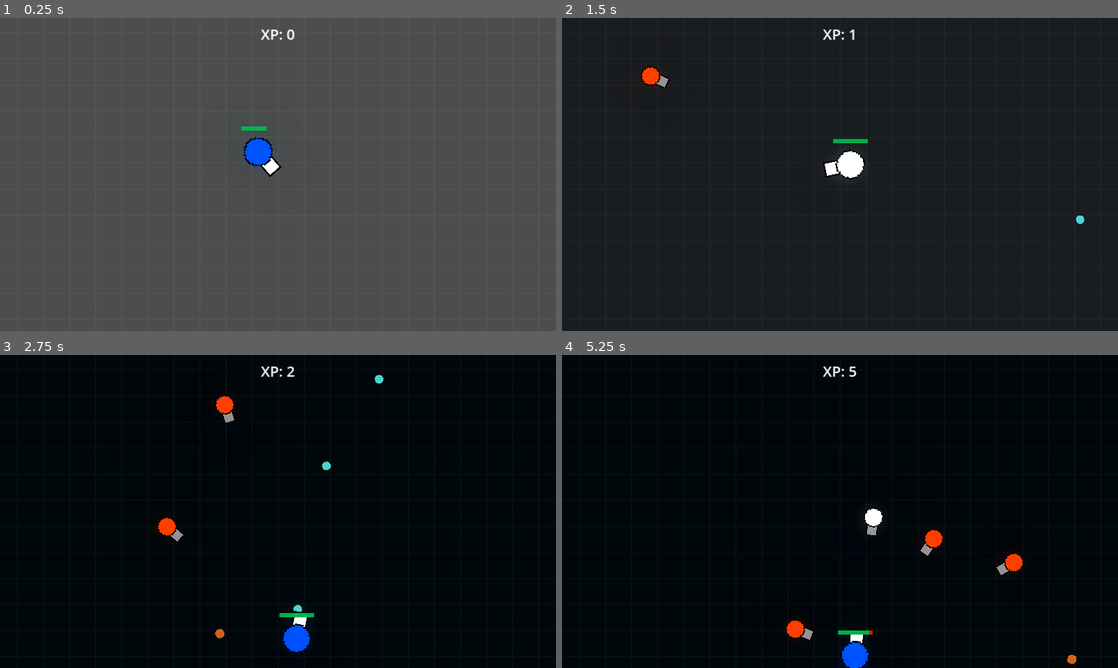
Above: before the commit, frames 1-4 (two rows, left to right).
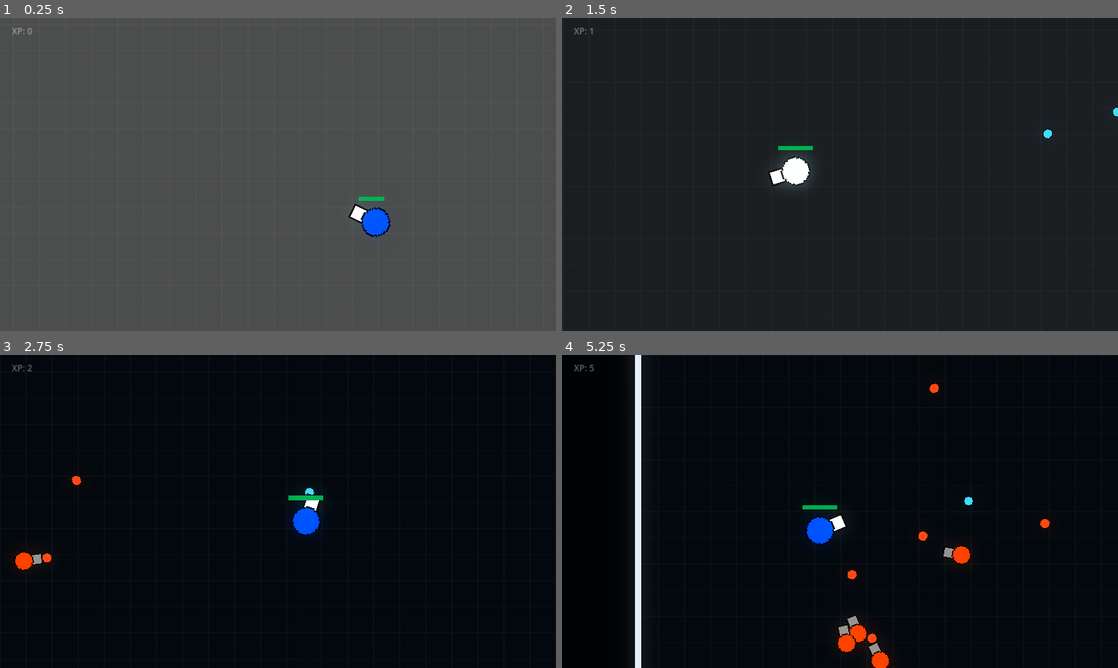
Above: after the commit, the same moments.

Repository: slin04/2D-WaveShooter-Game
Game: Godot game, scene res://code/main.tscn
Two runs of this game, one before a commit and one after it. Both use one fixed random seed, a clock stepped at 60 frames per second and the inputs below. This scene is started directly instead of the project's main scene. Sound files missing from this copy of the repository are replaced by a short silence.
Inputs (mouse positions are in pixels of both pictures, inside the frame that each line leads up to):
- Up to frame 1 (0.25 s): no input
- Up to frame 2 (1.5 s): move the mouse to (962, 158) at 0.52 s; press the mouse at (962, 158) at 0.53 s; hold D (right) 0.53-1.28 s; move the mouse to (728, 190) at 1.27 s; release the mouse at (728, 190) at 1.28 s; hold S (down) from 1.28 s (still down); right-click (728, 190) at 1.35 s
- Up to frame 3 (2.75 s): click (166, 527) at 1.55 s; move the mouse to (333, 442) at 2.02 s; release S (down) at 2.03 s; press the mouse at (333, 442) at 2.03 s; hold D (right) from 2.03 s (still down)
- Up to frame 4 (5.25 s): move the mouse to (812, 574) at 2.77 s; release D (right) at 2.78 s; release the mouse at (812, 574) at 2.78 s; hold W (up) 2.78-3.53 s; click (812, 574) at 2.85 s; move the mouse to (1006, 558) at 3.52 s; press the mouse at (1006, 558) at 3.53 s; hold A (left) 3.53-5.03 s; right-click (1006, 558) at 3.6 s; move the mouse to (673, 464) at 4.27 s; release the mouse at (673, 464) at 4.28 s; click (673, 464) at 4.35 s; move the mouse to (867, 511) at 5.02 s; press the mouse at (867, 511) at 5.03 s; hold S (down) from 5.03 s (still down)

The runs differ from the first frame. In frame 1, 1.3% of the frame differs, in the area x 2-71%, y 3-70%; in frame 2, 1.6%; in frame 3, 1.9%; in frame 4, 3.8%, in the area x 2-93%, y 0-100%.

Commit message:
Changed UI, Added tracking camera, made larger arena with border

Diff:
--- a/code/enemy.gd
+++ b/code/enemy.gd
@@ -25,8 +25,8 @@
 	velocity = Vector2(0,0)
 
 func setWorld():
-	screen_size = get_viewport_rect().size
 	Main = get_parent()
+	screen_size = Main.get_arena_size()
 
 func spawnAnimation():
 	await get_tree().create_timer(0.01, false).timeout
--- a/code/enemy_bullet.gd
+++ b/code/enemy_bullet.gd
@@ -5,16 +5,16 @@
 var damage = 10
 
 var id = "enemy_bullet"
-
+var screen_size = Vector2.ZERO
 
 # Called when the node enters the scene tree for the first time.
 func _ready():
-	pass # Replace with function body.
+	screen_size = get_parent().get_arena_size()
 
 
 # Called every frame. 'delta' is the elapsed time since the previous frame.
 func _process(delta):
-	pass
+	checkOutOfBounds()
 
 
 func _physics_process(delta):
@@ -22,5 +22,9 @@
 	velocity += acceleration
 	position += velocity * delta
 
+func checkOutOfBounds():
+	if (position.x <= 0 || position.x >= screen_size.x || position.y <= 0 || position.y >= screen_size.y):
+		queue_free()
+
 func _on_visible_on_screen_notifier_2d_screen_exited():
 	queue_free()
--- a/code/enemy_bullet.tscn
+++ b/code/enemy_bullet.tscn
@@ -15,10 +15,12 @@
 metadata/_edit_group_ = true
 
 [node name="Sprite2D" type="Sprite2D" parent="."]
+modulate = Color(0.580392, 0.580392, 0.580392, 1)
 scale = Vector2(1.1, 1.1)
 texture = ExtResource("2_kyxki")
 
 [node name="CollisionShape2D" type="CollisionShape2D" parent="."]
+visible = false
 shape = SubResource("CircleShape2D_oxjrh")
 
 [node name="VisibleOnScreenNotifier2D" type="VisibleOnScreenNotifier2D" parent="."]
--- a/code/health_orb.gd
+++ b/code/health_orb.gd
@@ -16,7 +16,7 @@
 func _ready():
 	$Timer.wait_time = 5
 	$Timer.start()
-	screen_size = get_viewport_rect().size
+	screen_size = get_parent().get_arena_size()
 	velocity += Vector2(randf_range(-1,1), randf_range(-1,1)) * 1000
 	$OrbModel.animation = "fresh"
 	$SpawnSound.play()
--- a/code/main.gd
+++ b/code/main.gd
@@ -1,6 +1,7 @@
 extends Node
 
 var spawnRate = 5
+var screen_size
 
 @export var grunt_scene: PackedScene
 @export var sniper_scene: PackedScene
@@ -20,10 +21,13 @@
 	$SpawnTimer.wait_time = spawnRate
 	Global.startTime = Time.get_unix_time_from_system()
 
+func get_arena_size():
+	return $Arena.get_size()
+
 func fadeIn():
 	var tween = get_tree().create_tween().set_parallel(true)
-	$Background.set_color(Color(1,1,1))
-	tween.tween_property($Background, "color", Color(0.1,0.15,0.2), 2).set_trans(Tween.TRANS_LINEAR)
+	$Arena.set_color(Color(1,1,1))
+	tween.tween_property($Arena, "color", Color(0.1,0.15,0.2), 2).set_trans(Tween.TRANS_LINEAR)
 
 
 func game_start():
@@ -121,22 +125,20 @@
 	await get_tree().create_timer(3, false).timeout
 	get_tree().change_scene_to_file("res://code/death_screen.tscn")
 
+func setDeathCamera(player_position):
+	$DeathCamera.position = player_position
+	$DeathCamera.set_enabled(true)
+
 
 func updateUI(delta):
 	if (Global.Player != null):
 		Global.score += delta
-	updateHP()
 	updateScore()
 
-func updateHP():
-	if (Global.Player != null):
-		$HUD/HPValue.text = str(int(Global.Player.health))
-	else:
-		$HUD/HPValue.text = "0"
 
 func updateScore():
 	if (Global.Player != null):
-		$HUD/XPLabel.text = "XP: " + str(int(Global.score))
+		$CanvasLayer/HUD/XPLabel.text = "XP: " + str(int(Global.score))
 
 
 func _on_player_shoot(Bullet, direction, location):
@@ -165,6 +167,7 @@
 
 
 func spawnEnemy(num, type):
+	var spawnLocation = Vector2(randi() % int(get_arena_size().x + 1),randi() % int(get_arena_size().y + 1))
 	for i in num:
 		var enemy
 		match type:
@@ -180,9 +183,8 @@
 			"dasher":
 				enemy = dasher_scene.instantiate()
 				Global.dasherNum += 1
-		var spawnLocation = $EnemySpawner/EnemySpawnLocation
-		spawnLocation.progress_ratio = randf()
-		enemy.position = spawnLocation.position
+		enemy.position = spawnLocation + Vector2(randi() % 100, randi() % 100)
+		enemy.position.clamp(Vector2.ZERO, get_arena_size())
 		add_child(enemy)
 		await get_tree().create_timer(0.5 + randf(), false).timeout
 
@@ -204,9 +206,5 @@
 		orb.position = position
 		add_child(orb)
 
-
-
-
-
 func _on_music_finished():
 	$Music.play()
--- a/code/main.tscn
+++ b/code/main.tscn
@@ -15,21 +15,16 @@
 [sub_resource type="Environment" id="Environment_epgnu"]
 background_mode = 3
 glow_enabled = true
-glow_levels/1 = 1.5
-glow_levels/2 = 1.96
-glow_levels/3 = 1.36
-glow_levels/4 = 0.36
-glow_levels/5 = 0.36
-glow_intensity = 1.37
-glow_strength = 1.1
-glow_bloom = 0.14
+glow_levels/1 = 0.34
+glow_levels/2 = 1.18
+glow_levels/3 = 1.1
+glow_levels/4 = 0.23
+glow_levels/5 = 0.13
+glow_intensity = 1.8
+glow_strength = 1.09
+glow_bloom = 0.12
 glow_blend_mode = 1
-
-[sub_resource type="Curve2D" id="Curve2D_r3of6"]
-_data = {
-"points": PackedVector2Array(0, 0, 0, 0, 0, 0, 0, 0, 0, 0, 1920, 0, 0, 0, 0, 0, 1920, 1080, 0, 0, 0, 0, 0, 1080, 0, 0, 0, 0, 0, 0)
-}
-point_count = 5
+glow_hdr_threshold = 0.85
 
 [node name="Main" type="Node"]
 process_mode = 1
@@ -45,23 +40,64 @@
 [node name="WorldEnvironment" type="WorldEnvironment" parent="."]
 environment = SubResource("Environment_epgnu")
 
-[node name="Background" type="ColorRect" parent="."]
+[node name="Arena" type="ColorRect" parent="."]
 modulate = Color(0.360784, 0.364706, 0.360784, 1)
 z_index = -1
 z_as_relative = false
-offset_right = 1920.0
-offset_bottom = 1080.0
+offset_right = 3840.0
+offset_bottom = 2160.0
 color = Color(0.101961, 0.14902, 0.2, 1)
 
-[node name="BackgroundGrid" type="Sprite2D" parent="."]
-modulate = Color(0.207843, 0.207843, 0.192157, 0.196078)
+[node name="BackgroundGrid" type="Sprite2D" parent="Arena"]
+modulate = Color(0.478431, 0.478431, 0.45098, 0.196078)
 position = Vector2(960, 540)
 texture = ExtResource("3_8f00t")
 
-[node name="EnemySpawner" type="Path2D" parent="."]
-curve = SubResource("Curve2D_r3of6")
+[node name="BackgroundGrid2" type="Sprite2D" parent="Arena"]
+modulate = Color(0.478431, 0.478431, 0.45098, 0.196078)
+position = Vector2(2880, 540)
+texture = ExtResource("3_8f00t")
 
-[node name="EnemySpawnLocation" type="PathFollow2D" parent="EnemySpawner"]
+[node name="BackgroundGrid3" type="Sprite2D" parent="Arena"]
+modulate = Color(0.478431, 0.478431, 0.45098, 0.196078)
+position = Vector2(960, 1620)
+texture = ExtResource("3_8f00t")
+
+[node name="BackgroundGrid4" type="Sprite2D" parent="Arena"]
+modulate = Color(0.478431, 0.478431, 0.45098, 0.196078)
+position = Vector2(2880, 1620)
+texture = ExtResource("3_8f00t")
+
+[node name="ColorRect" type="ColorRect" parent="Arena"]
+z_index = -1
+layout_mode = 0
+offset_left = -1928.0
+offset_top = -1448.0
+offset_right = 6312.0
+offset_bottom = 4113.0
+color = Color(0.0666667, 0.0823529, 0.101961, 1)
+
+[node name="Border" type="Node2D" parent="."]
+modulate = Color(0.890196, 0.937255, 0.980392, 1)
+position = Vector2(-20, -20)
+
+[node name="BorderTop" type="ColorRect" parent="Border"]
+offset_right = 3880.0
+offset_bottom = 20.0
+
+[node name="BorderBottom" type="ColorRect" parent="Border"]
+offset_top = 2180.0
+offset_right = 3880.0
+offset_bottom = 2200.0
+
+[node name="BorderLeft" type="ColorRect" parent="Border"]
+offset_right = 20.0
+offset_bottom = 2200.0
+
+[node name="Border Right" type="ColorRect" parent="Border"]
+offset_left = 3880.0
+offset_right = 3900.0
+offset_bottom = 2200.0
 
 [node name="SpawnTimer" type="Timer" parent="."]
 wait_time = 3.0
@@ -70,77 +106,62 @@
 stream = ExtResource("10_kr7x1")
 volume_db = -15.928
 
-[node name="HUD" type="Node2D" parent="."]
+[node name="CanvasLayer" type="CanvasLayer" parent="."]
 
-[node name="HP" type="Label" parent="HUD"]
+[node name="HUD" type="Node2D" parent="CanvasLayer"]
+
+[node name="ColorRect" type="ColorRect" parent="CanvasLayer/HUD"]
 visible = false
-offset_left = 1620.0
-offset_top = 20.0
-offset_right = 1782.0
-offset_bottom = 89.0
-theme_override_font_sizes/font_size = 50
-text = "HP:"
-horizontal_alignment = 1
+offset_right = 385.0
+offset_bottom = 107.0
+color = Color(0, 0, 0, 1)
 
-[node name="HPValue" type="Label" parent="HUD"]
-visible = false
-offset_left = 1760.0
-offset_top = 20.0
-offset_right = 1855.0
-offset_bottom = 89.0
-theme_override_font_sizes/font_size = 50
-text = "100
-"
-
-[node name="XPLabel" type="Label" parent="HUD"]
-modulate = Color(1.2, 1.2, 1.2, 1)
+[node name="XPLabel" type="Label" parent="CanvasLayer/HUD"]
+modulate = Color(1, 1, 1, 0.32549)
 self_modulate = Color(1.2, 1.2, 1.2, 1)
-offset_top = 20.0
-offset_right = 1920.0
-offset_bottom = 89.0
-theme_override_font_sizes/font_size = 50
+offset_left = 41.0
+offset_top = 11.0
+offset_right = 510.0
+offset_bottom = 80.0
+theme_override_font_sizes/font_size = 30
 text = "XP: 0
 "
-horizontal_alignment = 1
 vertical_alignment = 1
 
-[node name="Pause" type="ColorRect" parent="."]
+[node name="Pause" type="ColorRect" parent="CanvasLayer"]
 process_mode = 3
-visible = false
 offset_right = 1920.0
 offset_bottom = 1080.0
 color = Color(0, 0, 0, 0.690196)
 script = ExtResource("9_6gdki")
 
-[node name="Game Paused" type="Label" parent="Pause"]
+[node name="Game Paused" type="Label" parent="CanvasLayer/Pause"]
 layout_mode = 0
 offset_left = 260.0
 offset_top = 390.0
 offset_right = 1660.0
 offset_bottom = 690.0
-theme_override_colors/font_color = Color(0.533333, 0.533333, 0.533333, 1)
+theme_override_colors/font_color = Color(0.921569, 0.921569, 0.921569, 1)
 theme_override_font_sizes/font_size = 200
 text = "GAME PAUSED"
 horizontal_alignment = 1
 vertical_alignment = 1
 
-[node name="Esc Instruction" type="Label" parent="Pause"]
+[node name="Esc Instruction" type="Label" parent="CanvasLayer/Pause"]
 layout_mode = 0
 offset_left = 260.0
-offset_top = 990.0
+offset_top = 950.0
 offset_right = 1660.0
-offset_bottom = 1060.0
-theme_override_colors/font_color = Color(0.627451, 0.627451, 0.627451, 1)
+offset_bottom = 1020.0
+theme_override_colors/font_color = Color(0.8, 0.8, 0.8, 1)
 theme_override_font_sizes/font_size = 50
 text = "Press [Esc] to resume"
 horizontal_alignment = 1
 vertical_alignment = 1
 
-[node name="Control" type="Control" parent="."]
-layout_mode = 3
-anchors_preset = 0
-offset_right = 40.0
-offset_bottom = 40.0
+[node name="DeathCamera" type="Camera2D" parent="."]
+visible = false
+enabled = false
 
 [connection signal="timeout" from="SpawnTimer" to="." method="_on_spawn_timer_timeout"]
 [connection signal="finished" from="Music" to="." method="_on_music_finished"]
--- a/code/player.gd
+++ b/code/player.gd
@@ -38,10 +38,14 @@
 # Called when the node enters the scene tree for the first time.
 func _ready():
 	spawnAnimation()
-	screen_size = get_viewport_rect().size
-	position = get_viewport_rect().size/2
 	$PlayerModel.animation = "default"
 	Main = get_parent()
+	screen_size = Main.get_arena_size()
+	position = screen_size/2
+	$PlayerCamera.set_limit(SIDE_LEFT,0 - 300)
+	$PlayerCamera.set_limit(SIDE_TOP, 0 - 300)
+	$PlayerCamera.set_limit(SIDE_RIGHT, screen_size.x + 300)
+	$PlayerCamera.set_limit(SIDE_BOTTOM, screen_size.y + 300)
 	Global.Player = self
 	health = maxHealth
 	velocity += Vector2(randf_range(-500,500), randf_range(-500,500))
@@ -57,6 +61,7 @@
 func _exit_tree():
 	Global.gameOver = true
 	Main.setGameOver()
+	Main.setDeathCamera(position)
 	Global.Player = null
 
 
@@ -152,13 +157,6 @@
 
 func shootBullet():
 	Main.entityShoot(Bullet, rotation, position, attackDamage, 3000)
-	#Main.entityShoot(Bullet, rotation - 0.02*PI*randf_range(0.5, 1), position, attackDamage, 3000)
-	#Main.entityShoot(Bullet, rotation + 0.02*PI*randf_range(0.5, 1), position, attackDamage, 3000)
-	#Main.entityShoot(Bullet, rotation - 0.045*PI*randf_range(0.5, 1.5), position, attackDamage, 3000)
-	#Main.entityShoot(Bullet, rotation + 0.045*PI*randf_range(0.5, 1.5), position, attackDamage, 3000)
-	#Main.entityShoot(Bullet, rotation - 0.03*PI*randf_range(0.5, 2), position, attackDamage, 3000)
-	#Main.entityShoot(Bullet, rotation + 0.03*PI*randf_range(0.5, 2), position, attackDamage, 3000)
-
 	$GunSound.play()
 
 func processRecoil(delta):
--- a/code/player.tscn
+++ b/code/player.tscn
@@ -42,9 +42,9 @@
 position = Vector2(-3, -3)
 scale = Vector2(0.6, 0.6)
 sprite_frames = SubResource("SpriteFrames_kbac6")
-animation = &"on_hit"
 
 [node name="CollisionShape2D" type="CollisionShape2D" parent="."]
+visible = false
 visibility_layer = 8
 shape = SubResource("CircleShape2D_xm752")
 
@@ -70,6 +70,9 @@
 
 [node name="iFrameTimer" type="Timer" parent="."]
 
+[node name="PlayerCamera" type="Camera2D" parent="."]
+position_smoothing_enabled = true
+
 [connection signal="area_entered" from="." to="." method="_on_object_collision"]
 [connection signal="timeout" from="HealthRegenTimer" to="." method="_on_health_regen_timer_timeout"]
 [connection signal="timeout" from="iFrameTimer" to="." method="_on_i_frame_timer_timeout"]
--- a/code/player_bullet.gd
+++ b/code/player_bullet.gd
@@ -5,16 +5,16 @@
 var damage = 10
 
 var id = "player_bullet"
-
+var screen_size = Vector2.ZERO
 
 # Called when the node enters the scene tree for the first time.
 func _ready():
-	pass # Replace with function body.
+	screen_size = get_parent().get_arena_size()
 
 
 # Called every frame. 'delta' is the elapsed time since the previous frame.
 func _process(delta):
-	pass
+	checkOutOfBounds()
 
 
 func _physics_process(delta):
@@ -22,6 +22,9 @@
 	velocity += acceleration
 	position += velocity * delta
 
+func checkOutOfBounds():
+	if (position.x <= 0 || position.x >= screen_size.x || position.y <= 0 || position.y >= screen_size.y):
+		queue_free()
 
 func _on_visible_on_screen_notifier_2d_screen_exited():
 	queue_free()
--- a/code/player_bullet.tscn
+++ b/code/player_bullet.tscn
@@ -17,6 +17,7 @@
 metadata/_edit_group_ = true
 
 [node name="Sprite2D" type="Sprite2D" parent="."]
+modulate = Color(0.647059, 0.647059, 0.647059, 1)
 position = Vector2(-0.666667, -0.666667)
 scale = Vector2(0.1, 0.1)
 texture = ExtResource("2_546qu")
--- a/code/sniper.gd
+++ b/code/sniper.gd
@@ -16,11 +16,11 @@
 	health = 40
 	score = 20
 	velocity = Vector2(0,0)
-	speed = 50
-	maxSpeed = 600
+	speed = 40
+	maxSpeed = 300
 	fireRate = 1.4
 	attackDamage = 20
-	followRange = Vector2(800, 1000)
+	followRange = Vector2(300, 1000)
 	bounceForce = 300
 	spawnVelocity = Vector2(randf_range(-500,500), randf_range(-500,500))
 	waitTime = 1.0
--- a/code/start_player.tscn
+++ b/code/start_player.tscn
@@ -47,6 +47,7 @@
 sprite_frames = SubResource("SpriteFrames_kbac6")
 
 [node name="CollisionShape2D" type="CollisionShape2D" parent="."]
+visible = false
 visibility_layer = 8
 shape = SubResource("CircleShape2D_xm752")
 
--- a/code/start_screen.gd
+++ b/code/start_screen.gd
@@ -59,6 +59,7 @@
 	_start_game()
 
 
+
 func _on_quit_hit(area):
 	area.queue_free()
 
@@ -69,3 +70,6 @@
 	tween2.tween_property($Background, "color", Color(1,1,1), 1).set_trans(Tween.TRANS_QUART)
 
 	_on_quit_pressed()
+
+func get_arena_size():
+	return get_viewport_rect().size
--- a/code/start_screen.tscn
+++ b/code/start_screen.tscn
@@ -5,18 +5,19 @@
 [ext_resource type="AudioStream" uid="uid://dj3wr6jtc2cbu" path="res://sounds/playershoot.wav" id="2_xpwvb"]
 [ext_resource type="AudioStream" uid="uid://dlq6ofgaglnk3" path="res://sounds/gruntDeath.wav" id="3_4o7p2"]
 
-[sub_resource type="Environment" id="Environment_8co57"]
+[sub_resource type="Environment" id="Environment_jpveh"]
 background_mode = 3
 glow_enabled = true
-glow_levels/1 = 1.5
-glow_levels/2 = 1.96
+glow_levels/1 = 1.11
+glow_levels/2 = 1.57
 glow_levels/3 = 1.36
 glow_levels/4 = 0.36
 glow_levels/5 = 0.36
-glow_intensity = 1.37
-glow_strength = 1.1
-glow_bloom = 0.14
+glow_intensity = 1.43
+glow_strength = 1.01
+glow_bloom = 0.12
 glow_blend_mode = 1
+glow_hdr_threshold = 0.85
 
 [sub_resource type="RectangleShape2D" id="RectangleShape2D_i440u"]
 size = Vector2(327, 50)
@@ -28,6 +29,9 @@
 script = ExtResource("1_khpj1")
 player_scene = ExtResource("2_grwgm")
 
+[node name="WorldEnvironment" type="WorldEnvironment" parent="."]
+environment = SubResource("Environment_jpveh")
+
 [node name="Background" type="ColorRect" parent="."]
 modulate = Color(0.360784, 0.364706, 0.360784, 1)
 z_index = -1
@@ -35,9 +39,6 @@
 offset_right = 1920.0
 offset_bottom = 1080.0
 color = Color(0.0627451, 0.0980392, 0.145098, 1)
-
-[node name="WorldEnvironment" type="WorldEnvironment" parent="."]
-environment = SubResource("Environment_8co57")
 
 [node name="StartButton" type="Area2D" parent="."]
 position = Vector2(706, -350)
--- a/project.godot
+++ b/project.godot
@@ -25,7 +25,7 @@
 
 window/size/viewport_width=1920
 window/size/viewport_height=1080
-window/size/mode=4
+window/size/mode=3
 window/stretch/mode="canvas_items"
 mouse_cursor/custom_image="res://images/crosshair.png"
 mouse_cursor/custom_image_hotspot=Vector2(64, 64)
@@ -84,3 +84,4 @@
 renderer/rendering_method.mobile="forward_plus"
 renderer/rendering_method.web="forward_plus"
 environment/defaults/default_clear_color=Color(0.0980392, 0.0980392, 0.0980392, 1)
+viewport/hdr_2d=true
Not shown: 1 places in code/main.tscn that only renumber resources
